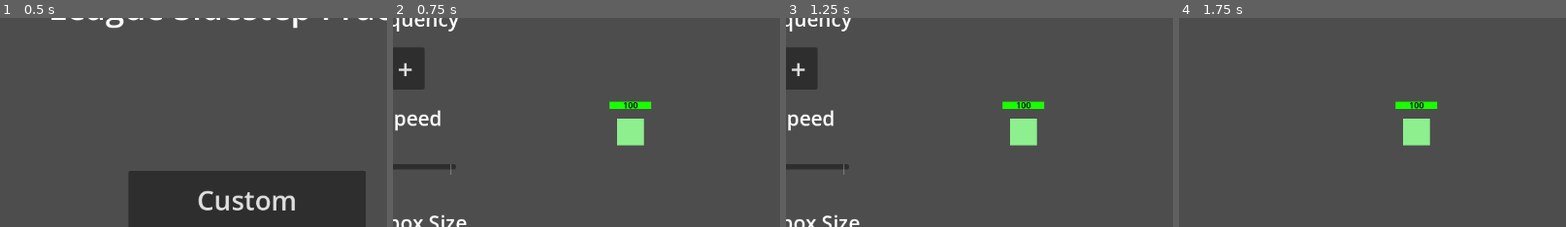
Above: before the commit, frames 1-4 (left to right).
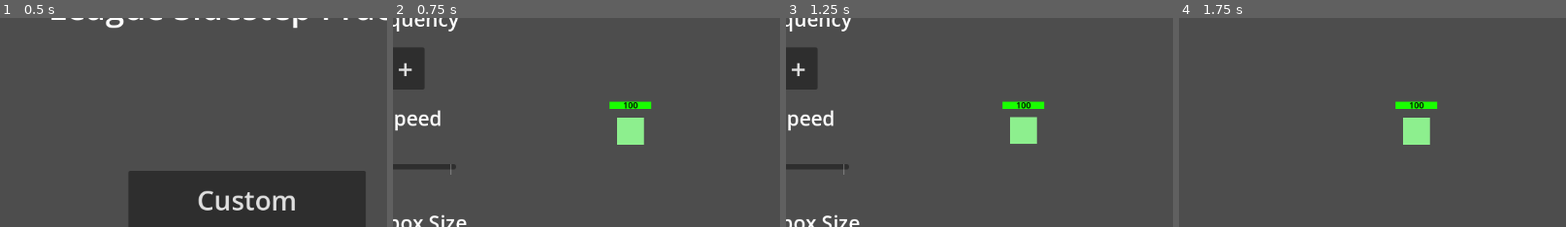
Above: after the commit, the same moments.

Repository: OhijMik/League-of-Dodgers
Game: Godot game, scene res://scenes/main_menu.tscn
Same seed, same stepped clock (60 frames per second), same inputs: the game is played once before the commit and once after it.
Inputs:
- Up to frame 1 (0.5 s): no input
- Up to frame 2 (0.75 s): click "Custom" at 0.5 s
- Up to frame 3 (1.25 s): no input
- Up to frame 4 (1.75 s): click "Start" at 1.25 s
The pictures show only the part of the screen within x 18-68%, y 20-70%; the shares and areas given below are measured in that part.

Frame 1 is identical in both runs. In frame 2, less than 0.1% of the frame differs, in the area x 57-65%, y 47-62%; in frame 3, 0.1%; in frame 4, less than 0.1%.

Commit message:
Added the champion run animation
- Added the champion run animation

Diff:
--- a/codes/champion.gd
+++ b/codes/champion.gd
@@ -10,7 +10,12 @@
 
 @onready var health_bar = get_node("HpBar/HealthBar")
 @onready var health_text = get_node("HpBar/HealthText")
-@onready var anim = get_node("AnimationPlayer")
+@onready var hit_anim = get_node("HitAnimationPlayer")
+@onready var run_anim = get_node("RunAnimationPlayer")
+
+
+func _ready():
+	run_anim.play("run")
 
 
 func _process(delta):
@@ -42,6 +47,6 @@
 
 
 func hit(damage):
-	anim.play("hit")
+	hit_anim.play("hit")
 	if global.game_state != "custom":
 		hp -= damage
--- a/scenes/champion.tscn
+++ b/scenes/champion.tscn
@@ -58,11 +58,60 @@
 "update": 0,
 "values": [Color(0.0980392, 1, 0, 1)]
 }
+tracks/2/type = "value"
+tracks/2/imported = false
+tracks/2/enabled = true
+tracks/2/path = NodePath("ColorRect:position")
+tracks/2/interp = 1
+tracks/2/loop_wrap = true
+tracks/2/keys = {
+"times": PackedFloat32Array(0),
+"transitions": PackedFloat32Array(1),
+"update": 0,
+"values": [Vector2(-20, -20)]
+}
 
 [sub_resource type="AnimationLibrary" id="AnimationLibrary_kdigu"]
 _data = {
 "RESET": SubResource("Animation_jalsf"),
 "hit": SubResource("Animation_vmgn0")
+}
+
+[sub_resource type="Animation" id="Animation_jvhtl"]
+resource_name = "run"
+loop_mode = 1
+tracks/0/type = "value"
+tracks/0/imported = false
+tracks/0/enabled = true
+tracks/0/path = NodePath("ColorRect:position")
+tracks/0/interp = 1
+tracks/0/loop_wrap = true
+tracks/0/keys = {
+"times": PackedFloat32Array(0, 0.5, 1),
+"transitions": PackedFloat32Array(1, 1, 1),
+"update": 0,
+"values": [Vector2(-20, -20), Vector2(-20, -22.5), Vector2(-20, -20)]
+}
+
+[sub_resource type="Animation" id="Animation_wk66a"]
+length = 0.001
+tracks/0/type = "value"
+tracks/0/imported = false
+tracks/0/enabled = true
+tracks/0/path = NodePath("ColorRect:position")
+tracks/0/interp = 1
+tracks/0/loop_wrap = true
+tracks/0/keys = {
+"times": PackedFloat32Array(0),
+"transitions": PackedFloat32Array(1),
+"update": 0,
+"values": [Vector2(-20, -20)]
+}
+
+[sub_resource type="AnimationLibrary" id="AnimationLibrary_8gxw2"]
+_data = {
+"RESET": SubResource("Animation_wk66a"),
+"run": SubResource("Animation_jvhtl")
 }
 
 [node name="Champion" type="CharacterBody2D"]
@@ -99,7 +148,12 @@
 horizontal_alignment = 1
 vertical_alignment = 1
 
-[node name="AnimationPlayer" type="AnimationPlayer" parent="."]
+[node name="HitAnimationPlayer" type="AnimationPlayer" parent="."]
 libraries = {
 "": SubResource("AnimationLibrary_kdigu")
 }
+
+[node name="RunAnimationPlayer" type="AnimationPlayer" parent="."]
+libraries = {
+"": SubResource("AnimationLibrary_8gxw2")
+}
Not shown: 1 places in scenes/champion.tscn that only renumber resources
